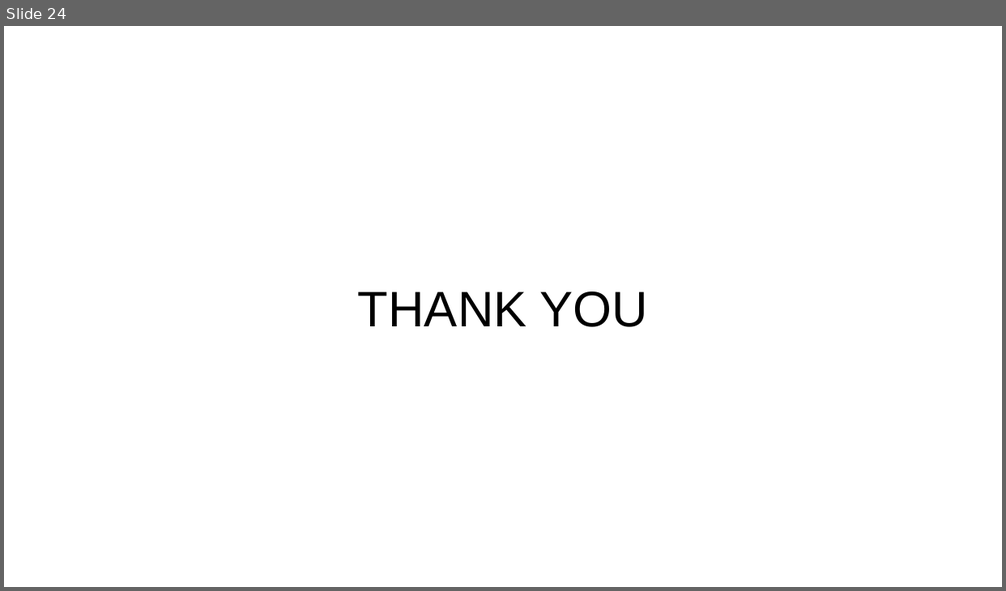
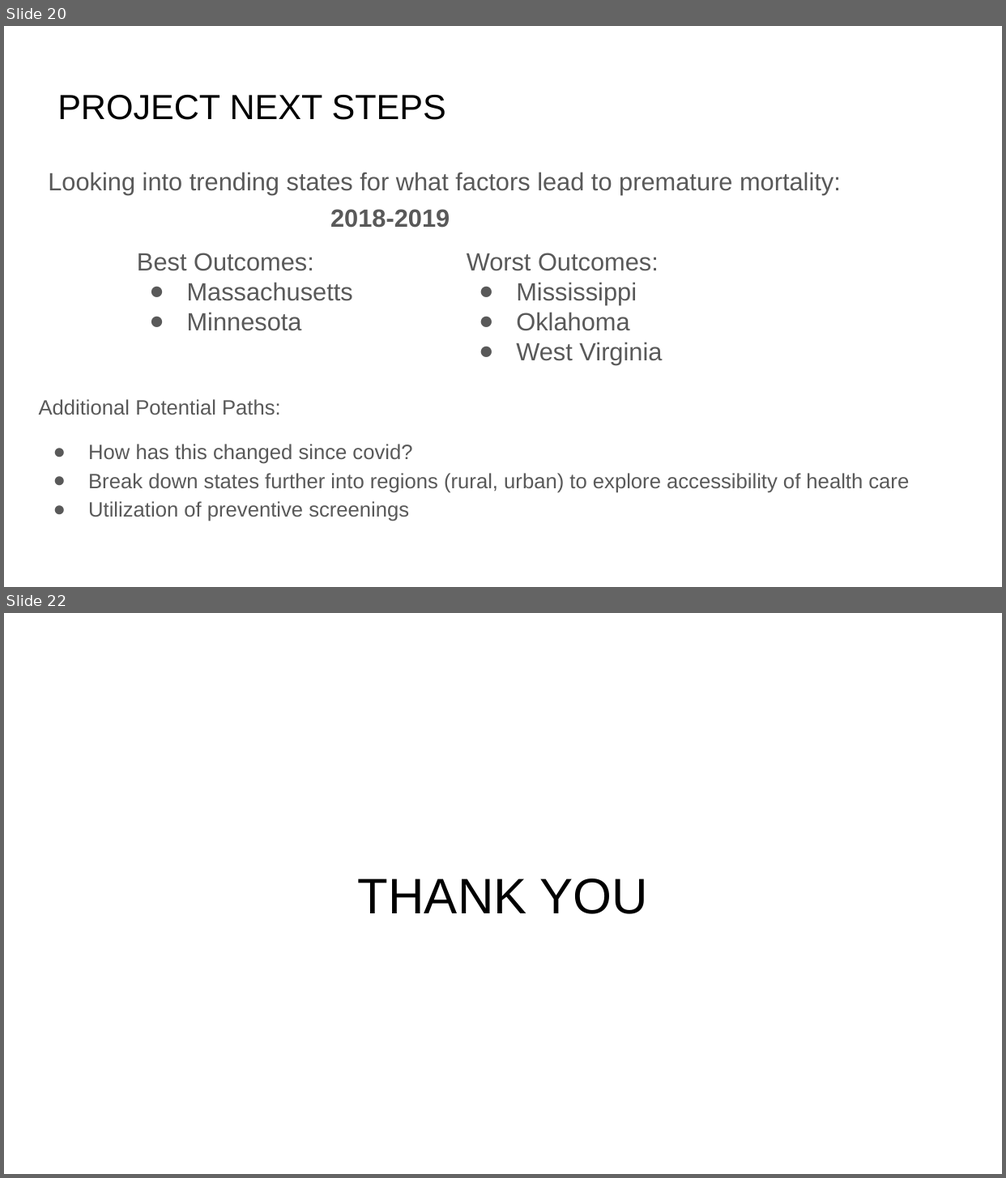
Before and after one commit to redpandata19/Project_1_Team_5, a slide deck: Project 1 Group 5 slides.pptx. Shown one above the other, each under a label of ours: slide 24 before the commit, slides 20 and 22 after it; the slides between them are not shown. The pictures are 1006x591 and 1006x1178 pixels, drawn with LibreOffice and Linux fonts; fonts in the diff are those of the drawing. Boxes give left, top, right and bottom in pixels: in the first picture for what was removed or moved away, otherwise in the second. Text is boxed around its words. In the diff, an @@ line names an element or a change of style, - is before the commit and + after.

```diff
--- a/Project 1 Group 5 slides.pptx
+++ b/Project 1 Group 5 slides.pptx
@@ slide 20 added at box(4, 26, 1002, 587), background #FFFFFF @@
@@ title added at box(57, 95, 446, 120), 25.2 pt, text #000000 @@
+PROJECT NEXT STEPS
@@ text added at box(48, 172, 841, 195), 18 pt, text #595959 @@
+Looking into trending states for what factors lead to premature mortality:
@@ text added at box(330, 209, 450, 228), 18 pt, text #595959, bold @@
+2018-2019
@@ text added at box(137, 253, 353, 331), 18 pt, text #595959 @@
+Best Outcomes:
+● Massachusetts
+● Minnesota
@@ text added at box(467, 253, 662, 365), 18 pt, text #595959 @@
+Worst Outcomes:
+● Mississippi
+● Oklahoma
+● West Virginia
@@ text added at box(39, 399, 909, 522), 15 pt, text #595959 @@
+Additional Potential Paths:
+● How has this changed since covid?
+● Break down states further into regions (rural, urban) to explore accessibility of health care
+● Utilization of preventive screenings
@@ what was slide 24 is now slide 22 @@
```
Also in this commit, not shown: 9 slides changed, 6 other slides added, 9 slides removed.
